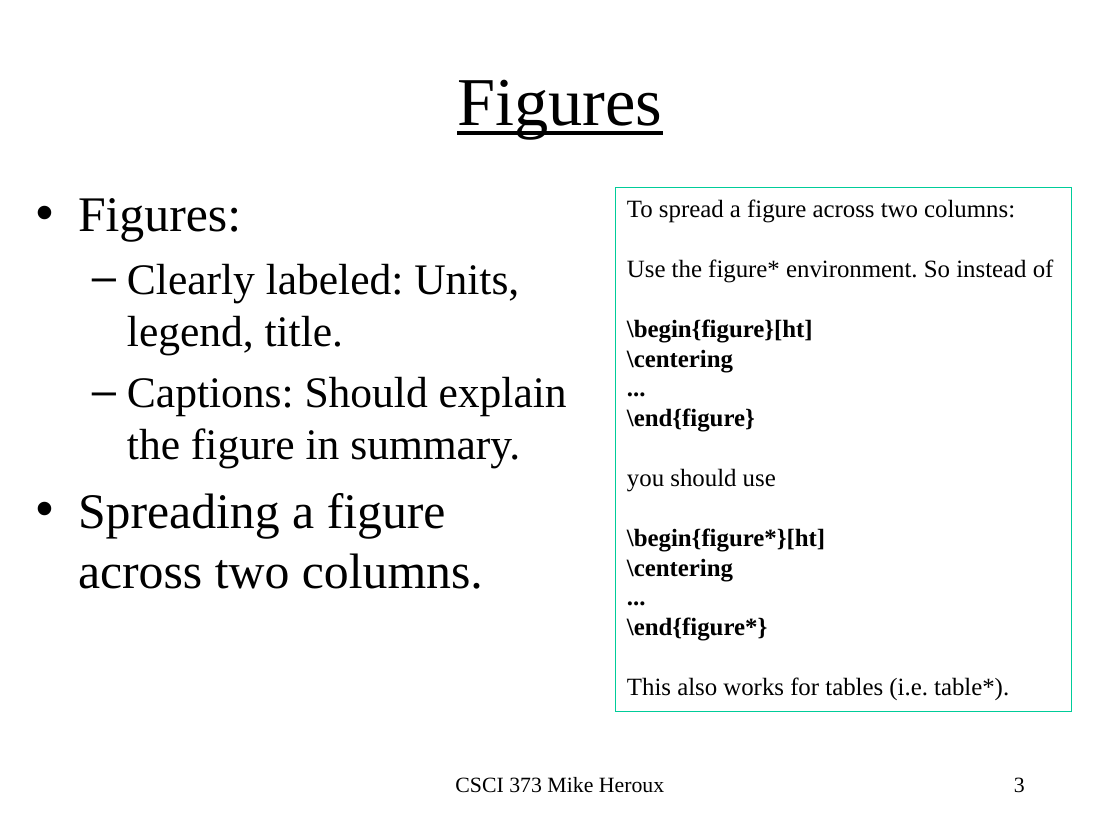
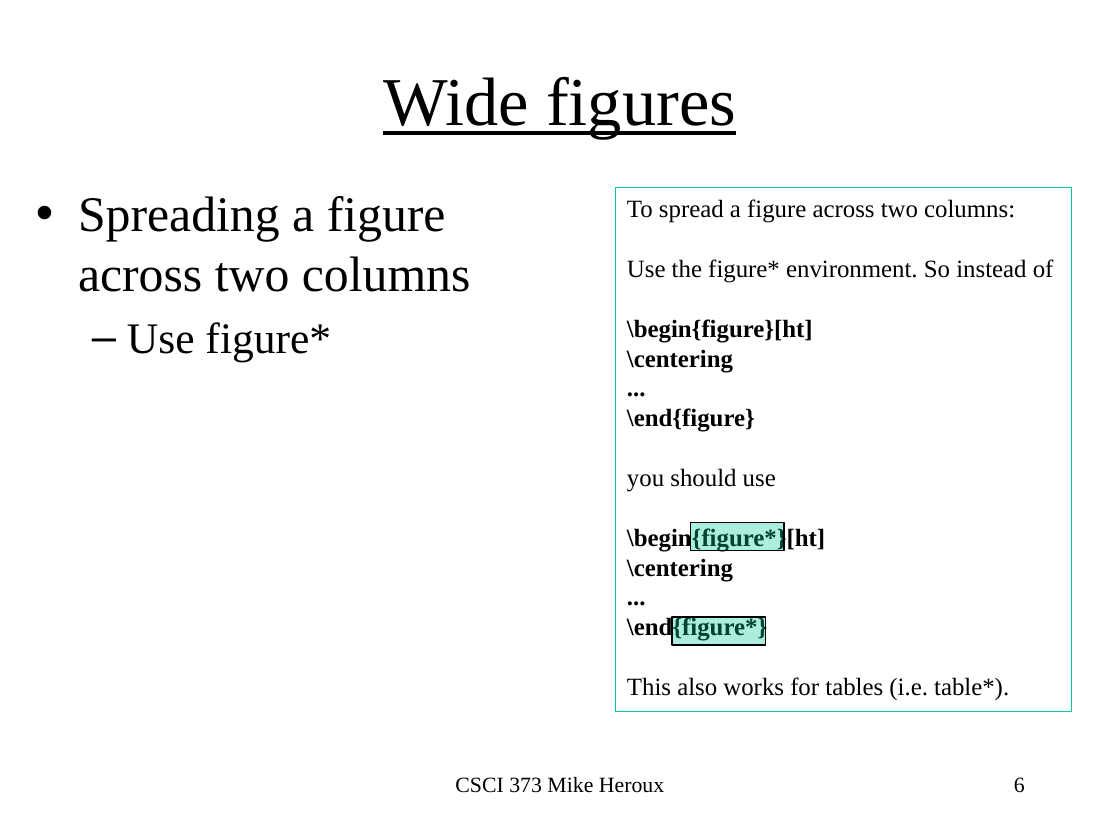
Before and after one commit to maherou/Teaching, a slide deck: slide 6 of files/CS373/TechWritingSpeaking2.0.pptx (slide 3 before the commit). Drawn at 1120x840 pixels with LibreOffice and Linux fonts; fonts in the diff are those of the drawing. Boxes give left, top, right and bottom in pixels: in the first picture for what was removed or moved away, otherwise in the second. Text is boxed around its words. In the diff, an @@ line names an element or a change of style, - is before the commit and + after.

```diff
--- a/files/CS373/TechWritingSpeaking2.0.pptx
+++ b/files/CS373/TechWritingSpeaking2.0.pptx
@@ title at bbox=[383, 77, 736, 138]: text changed @@
-Figures
+Wide figures
@@ text at bbox=[78, 196, 471, 362]: text changed; size 28 to 32 pt @@
-• Figures:
-  – Clearly labeled: Units, legend, title.
-  – Captions: Should explain the figure in summary.
-• Spreading a figure across two columns.
+• Spreading a figure across two columns
+  – Use figure*
@@ rectangle added at bbox=[691, 523, 784, 551], fill #00CC99 at 33% opacity, outline #000000 0.75 pt @@
@@ rectangle added at bbox=[672, 617, 765, 645], fill #00CC99 at 33% opacity, outline #000000 0.75 pt @@
@@ page number at bbox=[1014, 777, 1025, 793]: text changed @@
-3
+6
```
Also in this commit, not shown: 1 other slide changed, 3 slides added, 1 other file.
